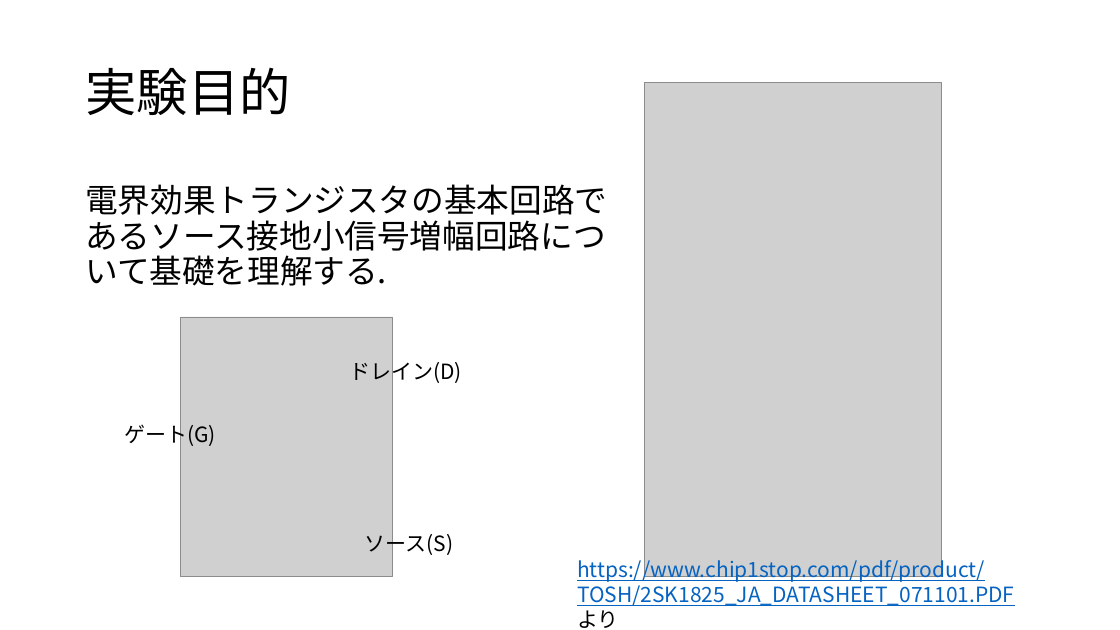
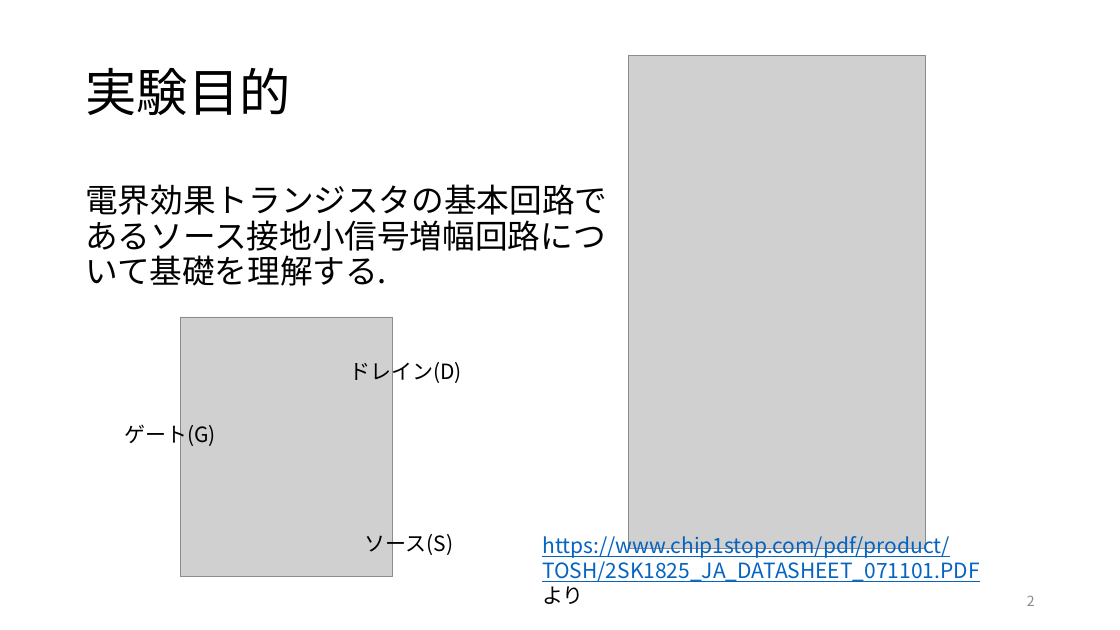
Before and after one commit to yoidea/design_project, a slide deck: slide 2 of design_project1.pptx. Drawn at 1120x630 pixels with LibreOffice and Linux fonts; fonts in the diff are those of the drawing; grey boxes stand for pictures. Boxes give left, top, right and bottom in pixels: in the first picture for what was removed or moved away, otherwise in the second. Text is boxed around its words. In the diff, an @@ line names an element or a change of style, - is before the commit and + after.

Commit message:
create ID-VGS and ID-VDS specific figure

```diff
--- a/design_project1.pptx
+++ b/design_project1.pptx
@@ picture: place and size @@
-picture at (645, 82, 942, 576)
+picture at (628, 55, 925, 549)
@@ text "https://www.chip1stop.com/pdf/product/TOSH/2SK1825_JA_DATASH ...": place and size @@
-text "https://www.chip1stop.com/pdf/product/TOSH/2SK1825_JA_DATASH ..." at (577, 556, 1014, 628)
+text "https://www.chip1stop.com/pdf/product/TOSH/2SK1825_JA_DATASH ..." at (542, 532, 979, 604)
@@ page number added at (1027, 595, 1035, 606), 12 pt, text #8C8C8C @@
+2
```
Also in this commit, not shown: 3 other slides changed, 1 slide added, 1 slide removed.
